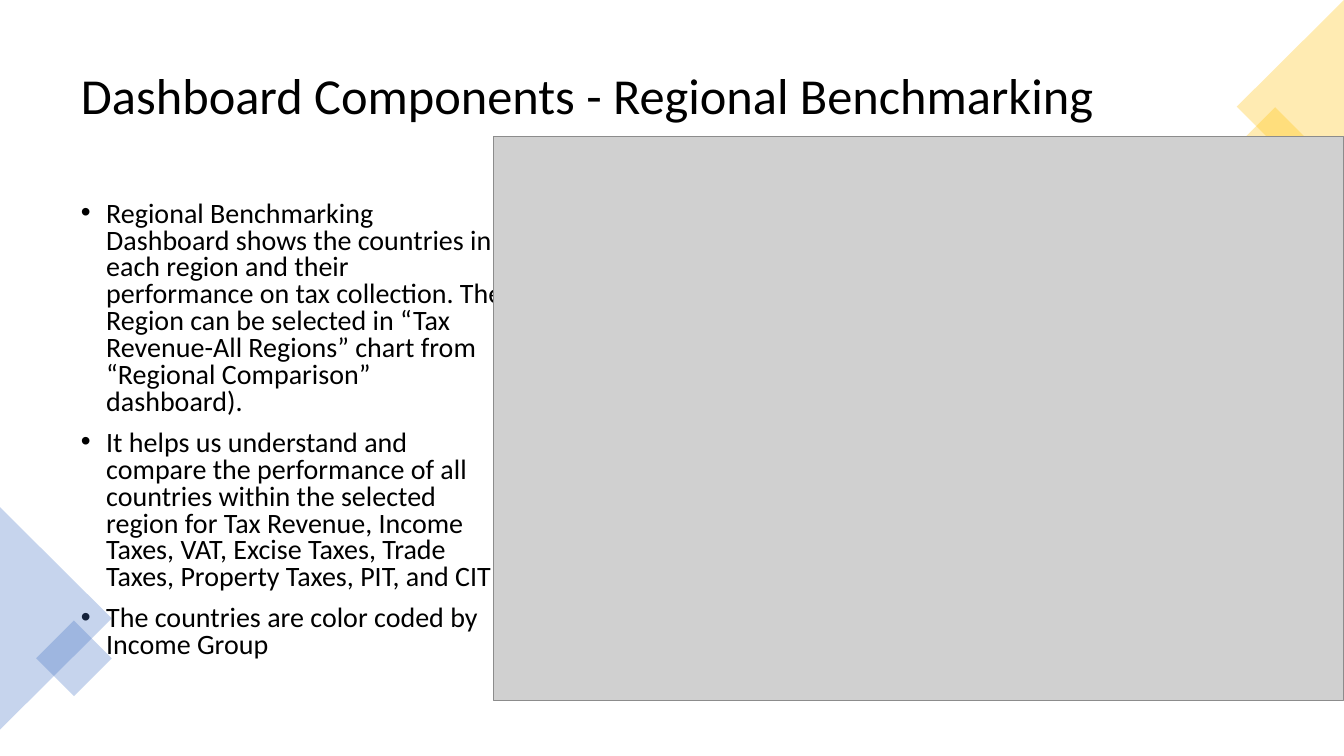
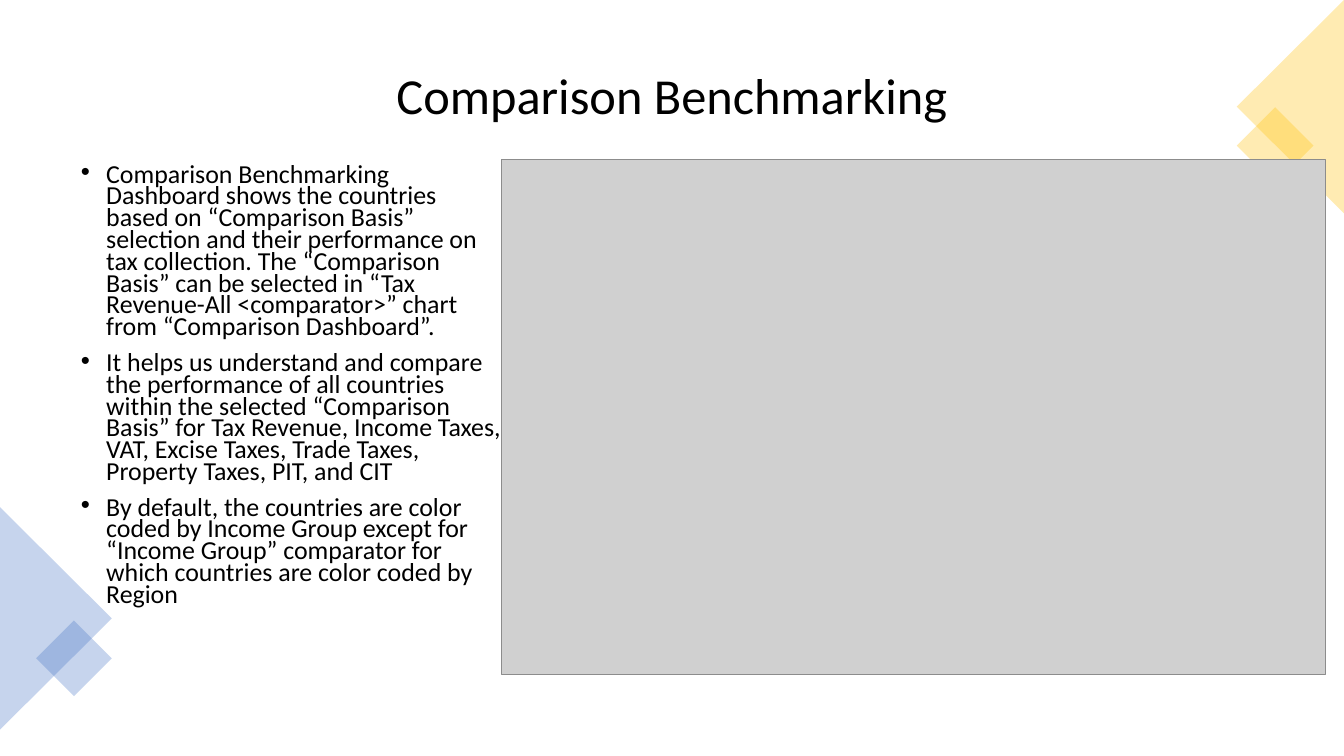
Before and after one commit to Revenue-Academy/Tax-Revenue-Dashboard, a slide deck: slide 9 of Tax Revenue Dashboard - Final.pptx. Drawn at 1344x756 pixels with LibreOffice and Linux fonts; fonts in the diff are those of the drawing; grey boxes stand for pictures. Boxes give left, top, right and bottom in pixels: in the first picture for what was removed or moved away, otherwise in the second. Text is boxed around its words. In the diff, an @@ line names an element or a change of style, - is before the commit and + after.

```diff
--- a/Tax Revenue Dashboard - Final.pptx
+++ b/Tax Revenue Dashboard - Final.pptx
@@ title at <box>396,79,947,123</box>: text changed @@
-Dashboard Components - Regional Benchmarking
+Comparison Benchmarking
@@ text at <box>106,165,501,608</box>: text changed; size 20 to 18.5 pt @@
-• Regional Benchmarking Dashboard shows the countries in each region and their performance on tax collection. The Region can be selected in “Tax Revenue-All Regions” chart from “Regional Comparison” dashboard).
-• It helps us understand and compare the performance of all countries within the selected region for Tax Revenue, Income Taxes, VAT, Excise Taxes, Trade Taxes, Property Taxes, PIT, and CIT
-• The countries are color coded by Income Group
+• Comparison Benchmarking Dashboard shows the countries based on “Comparison Basis” selection and their performance on tax collection. The “Comparison Basis” can be selected in “Tax Revenue-All <comparator>” chart from “Comparison Dashboard”.
+• It helps us understand and compare the performance of all countries within the selected “Comparison Basis” for Tax Revenue, Income Taxes, VAT, Excise Taxes, Trade Taxes, Property Taxes, PIT, and CIT
+• By default, the countries are color coded by Income Group except for “Income Group” comparator for which countries are color coded by Region
@@ picture: place and size @@
-picture at <box>494,136,1344,700</box>
+picture at <box>502,159,1326,675</box>
```
Also in this commit, not shown: 9 other slides changed, 3 slides added, 2 slides removed, 5 other files.
